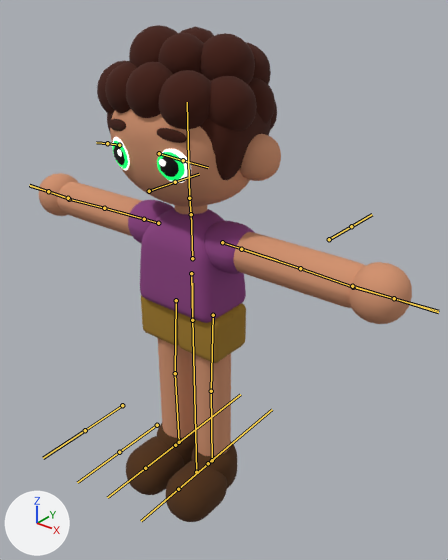
What one commit did to the FBX model Assets/player/pirateboy anim run start and running.fbx.
One viewpoint serves both versions: a 50 mm lens placed at (3.59, -3.99, 5.0), pointed at (0.17, 0.28, 2.35). The lights are fixed; the arrows at lower left show +X, +Y and +Z. The bones that bend it are drawn over the model as lines.

Names of what the first picture shows: 'pirate boy', 'pirate boy.001', 'pirate boy.002', 'pirate boy.003', 'pirate boy.004', 'pirate boy.005', 'pirate boy.006', 'pirate boy.007', 'pirate boy.008', 'pirate boy.009'.
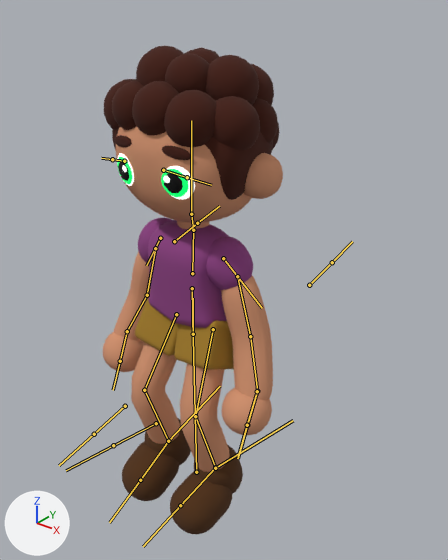
The newer file adds an action. The first version stands in its rest pose; the second is drawn at frame 11 of the action 'Armature|idle.001'.

Location of each change, (x1, y1, x2, y2) in pixels of the pictures (448 x 560 px):
'pirate boy.001', posed (52% narrower)
    before: (39, 109, 412, 456)
    after: (103, 126, 283, 472)
'pirate boy.004', posed
    before: (97, 25, 277, 180)
    after: (104, 46, 280, 200)
'pirate boy.002', posed (9% narrower, 10% shorter)
    before: (128, 200, 255, 323)
    after: (138, 218, 253, 328)
'pirate boy.008', posed (9% wider, 18% taller)
    before: (126, 423, 237, 522)
    after: (122, 418, 243, 535)
'pirate boy.003', posed
    before: (141, 295, 246, 363)
    after: (135, 297, 234, 370)
'pirate boy.006', posed
    before: (112, 140, 185, 181)
    after: (117, 157, 188, 197)
'pirate boy', posed
    before: (113, 145, 179, 177)
    after: (118, 161, 183, 193)
'pirate boy.005', posed
    before: (112, 137, 191, 183)
    after: (117, 153, 195, 200)
bone 'hipcontroller', root to tip
    before: (191, 273) to (192, 320)
    after: (192, 288) to (193, 334)
bone 'chest', root to tip
    before: (192, 258) to (191, 211)
    after: (192, 273) to (193, 227)
bone 'neck', root to tip
    before: (191, 214) to (189, 198)
    after: (193, 230) to (191, 214)
bone 'head', root to tip
    before: (189, 198) to (187, 102)
    after: (191, 214) to (191, 120)
bone 'shoulder.R', root to tip
    before: (222, 242) to (277, 260)
    after: (223, 258) to (262, 308)
bone 'longarm.R', root to tip
    before: (241, 249) to (300, 268)
    after: (237, 276) to (250, 336)
bone 'forearm.R', root to tip
    before: (300, 268) to (353, 287)
    after: (250, 336) to (257, 391)
bone 'hand.R', root to tip
    before: (353, 287) to (394, 298)
    after: (257, 391) to (247, 425)
bone 'shoulder.L', root to tip
    before: (158, 223) to (119, 212)
    after: (160, 238) to (146, 265)
bone 'longarm.L', root to tip
    before: (144, 219) to (104, 208)
    after: (155, 248) to (147, 295)
bone 'forearm.L', root to tip
    before: (104, 208) to (69, 199)
    after: (147, 295) to (127, 331)
bone 'hand.L', root to tip
    before: (69, 199) to (48, 191)
    after: (127, 331) to (120, 361)
bone 'thigh.R', root to tip
    before: (213, 315) to (211, 391)
    after: (213, 329) to (195, 416)
bone 'calve.R', root to tip
    before: (211, 391) to (212, 460)
    after: (195, 416) to (215, 467)
bone 'thigh.L', root to tip
    before: (176, 300) to (175, 373)
    after: (176, 314) to (144, 390)
bone 'calve.L', root to tip
    before: (175, 373) to (179, 442)
    after: (144, 390) to (168, 441)

The change, as a diff of the scene's bpy script:
```diff
--- a/Assets/player/pirateboy anim run start and running.fbx.py
+++ b/Assets/player/pirateboy anim run start and running.fbx.py
@@ bone_hipcontroller @@
 bone_hipcontroller = bpy.data.objects['Armature'].pose.bones['hipcontroller']  # child of 'controller'
-bone_hipcontroller.location = (0.0, 0.0, 0.0)
+bone_hipcontroller.location = (0.0, 0.16, 0.0)
@@ bone_chest @@
 bone_chest = bpy.data.objects['Armature'].pose.bones['chest']  # child of 'hip'
-bone_chest.rotation_quaternion = (1.0, 0.0, 0.0, 0.0)  # degrees (0, 0, 0)
+bone_chest.rotation_quaternion = (1.0, -0.028, 0.0, 0.0)  # degrees (-3, 0, 0)
@@ bone_neck @@
 bone_neck = bpy.data.objects['Armature'].pose.bones['neck']  # child of 'chest'
-bone_neck.rotation_quaternion = (1.0, 0.0, 0.0, 0.0)  # degrees (0, 0, 0)
+bone_neck.rotation_quaternion = (1.0, 0.029, 0.0, 0.0)  # degrees (3, 0, 0)
@@ bone_head @@
 bone_head = bpy.data.objects['Armature'].pose.bones['head']  # child of 'neck'
-bone_head.rotation_quaternion = (1.0, 0.0, 0.0, 0.0)  # degrees (0, 0, 0)
+bone_head.rotation_quaternion = (1.0, -0.016, 0.0, 0.0)  # degrees (-2, 0, 0)
@@ bone_shoulder_r @@
 bone_shoulder_r = bpy.data.objects['Armature'].pose.bones['shoulder.R']  # child of 'chest'
-bone_shoulder_r.rotation_quaternion = (1.0, 0.0, 0.0, 0.0)  # degrees (0, 0, 0)
+bone_shoulder_r.rotation_quaternion = (0.895, -0.062, 0.149, -0.416)  # degrees (-14, 12, -51)
@@ bone_longarm_r @@
 bone_longarm_r = bpy.data.objects['Armature'].pose.bones['longarm.R']  # child of 'shoulder.R'
-bone_longarm_r.rotation_quaternion = (1.0, 0.0, 0.0, 0.0)  # degrees (0, 0, 0)
+bone_longarm_r.rotation_quaternion = (0.706, -0.03, -0.672, -0.221)  # degrees (70, -74, -90)
@@ bone_forearm_r @@
 bone_forearm_r = bpy.data.objects['Armature'].pose.bones['forearm.R']  # child of 'longarm.R'
-bone_forearm_r.rotation_quaternion = (1.0, 0.0, 0.0, 0.0)  # degrees (0, 0, 0)
+bone_forearm_r.rotation_quaternion = (0.987, 0.026, 0.001, -0.157)  # degrees (3, 1, -18)
@@ bone_hand_r @@
 bone_hand_r = bpy.data.objects['Armature'].pose.bones['hand.R']  # child of 'forearm.R'
-bone_hand_r.rotation_quaternion = (1.0, 0.0, 0.0, 0.0)  # degrees (0, 0, 0)
+bone_hand_r.rotation_quaternion = (0.956, -0.156, -0.234, -0.086)  # degrees (-17, -28, -6)
@@ bone_shoulder_l @@
 bone_shoulder_l = bpy.data.objects['Armature'].pose.bones['shoulder.L']  # child of 'chest'
-bone_shoulder_l.rotation_quaternion = (1.0, 0.0, 0.0, 0.0)  # degrees (0, 0, 0)
+bone_shoulder_l.rotation_quaternion = (0.895, -0.062, -0.149, 0.416)  # degrees (-14, -12, 51)
@@ bone_longarm_l @@
 bone_longarm_l = bpy.data.objects['Armature'].pose.bones['longarm.L']  # child of 'shoulder.L'
-bone_longarm_l.rotation_quaternion = (1.0, 0.0, 0.0, 0.0)  # degrees (0, 0, 0)
+bone_longarm_l.rotation_quaternion = (0.706, -0.03, 0.672, 0.221)  # degrees (70, 74, 90)
@@ bone_forearm_l @@
 bone_forearm_l = bpy.data.objects['Armature'].pose.bones['forearm.L']  # child of 'longarm.L'
-bone_forearm_l.rotation_quaternion = (1.0, 0.0, 0.0, 0.0)  # degrees (0, 0, 0)
+bone_forearm_l.rotation_quaternion = (0.987, 0.026, -0.001, 0.157)  # degrees (3, -1, 18)
@@ bone_hand_l @@
 bone_hand_l = bpy.data.objects['Armature'].pose.bones['hand.L']  # child of 'forearm.L'
-bone_hand_l.rotation_quaternion = (1.0, 0.0, 0.0, 0.0)  # degrees (0, 0, 0)
+bone_hand_l.rotation_quaternion = (0.956, -0.156, 0.234, 0.086)  # degrees (-17, 28, 6)
@@ bone_thigh_r @@
 bone_thigh_r = bpy.data.objects['Armature'].pose.bones['thigh.R']  # child of 'hip'
-bone_thigh_r.rotation_quaternion = (1.0, 0.0, 0.0, 0.0)  # degrees (0, 0, 0)
+bone_thigh_r.rotation_quaternion = (0.972, -0.072, 0.054, 0.215)  # degrees (-7, 8, 24)
@@ bone_calve_r @@
 bone_calve_r = bpy.data.objects['Armature'].pose.bones['calve.R']  # child of 'thigh.R'
-bone_calve_r.rotation_quaternion = (1.0, 0.0, 0.0, 0.0)  # degrees (0, 0, 0)
+bone_calve_r.rotation_quaternion = (0.926, 0.1, 0.0, -0.365)  # degrees (11, 4, -43)
@@ bone_thigh_l @@
 bone_thigh_l = bpy.data.objects['Armature'].pose.bones['thigh.L']  # child of 'hip'
-bone_thigh_l.rotation_quaternion = (1.0, 0.0, 0.0, 0.0)  # degrees (0, 0, 0)
+bone_thigh_l.rotation_quaternion = (0.972, -0.072, -0.054, -0.215)  # degrees (-7, -8, -24)
@@ bone_calve_l @@
 bone_calve_l = bpy.data.objects['Armature'].pose.bones['calve.L']  # child of 'thigh.L'
-bone_calve_l.rotation_quaternion = (1.0, 0.0, 0.0, 0.0)  # degrees (0, 0, 0)
+bone_calve_l.rotation_quaternion = (0.926, 0.1, 0.0, 0.365)  # degrees (11, -4, 43)
```
